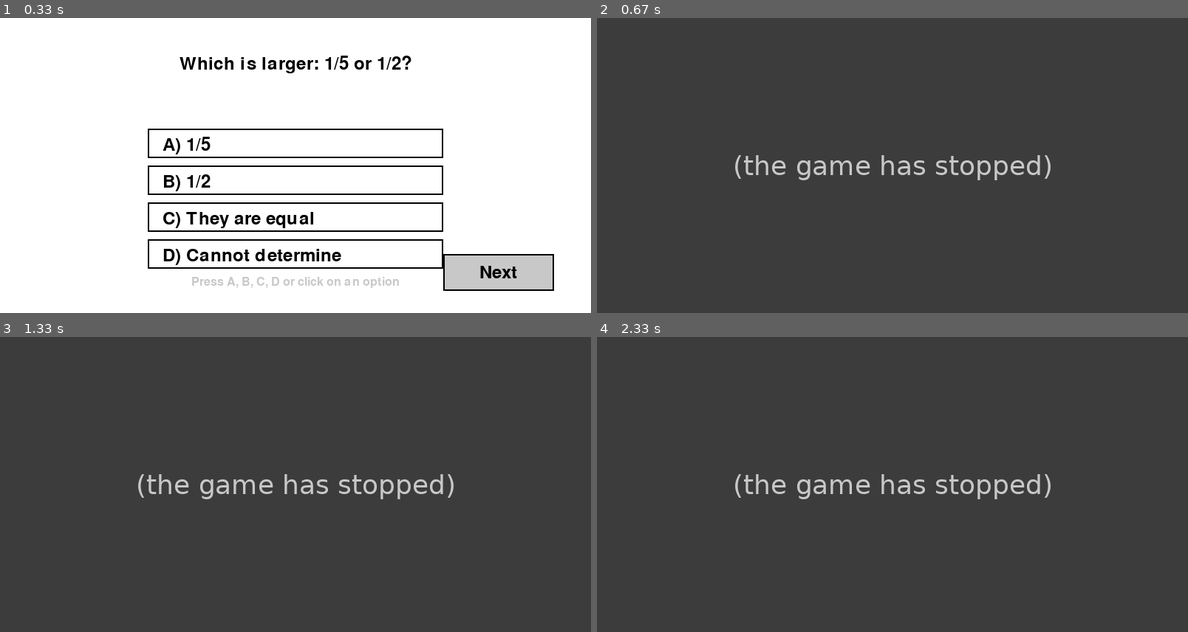
Above: before the commit, frames 1-4 (two rows, left to right).
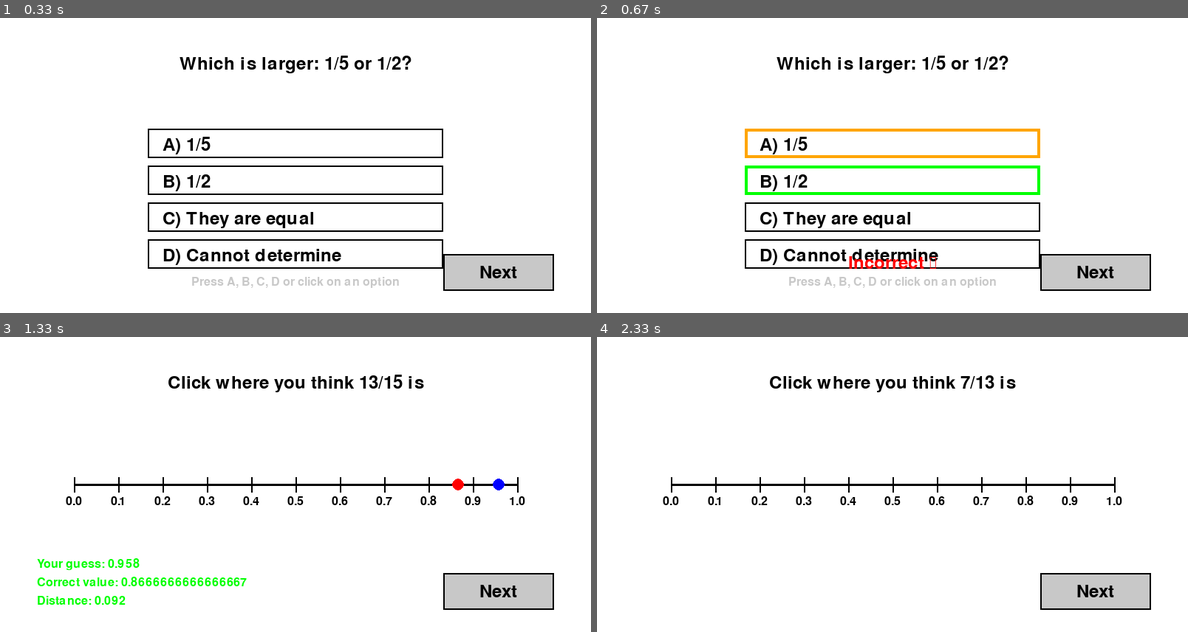
Above: after the commit, the same moments.

Repository: gulyakovaop-cloud/learn-fractions
Game: pygame game, started from learn_pygame_solid.py
Two runs of this game, one before a commit and one after it. Both use one fixed random seed, a clock stepped at 60 frames per second and the inputs below.
Inputs (mouse positions are in pixels of both pictures, inside the frame that each line leads up to):
- Up to frame 1 (0.33 s): no input
- Up to frame 2 (0.67 s): click "A) 1/5" at 0.38 s
- Up to frame 3 (1.33 s): click "Next" at 0.72 s; click "Next" at 1.05 s
- Up to frame 4 (2.33 s): tap Enter at 1.33 s; click "Next" at 1.72 s; click (1111, 587) at 2.05 s

Frame 1 is identical in both runs. In frame 2, 100% of the frame differs, in the area x 0-100%, y 0-100%; in frame 3, 100%; in frame 4, 100%.
Error before the commit: AttributeError: 'GameManager' object has no attribute 'handle_click' (game_manager.py line 114); the game stopped at 0.38 s (later frames are placeholders)

Commit message:
Implement AdvancedFractionComparisonExercise with keyboard and mouse input handling, feedback for invalid selections, and integration into GameManager

Diff:
--- a/core/game_manager.py
+++ b/core/game_manager.py
@@ -59,13 +59,19 @@
             guess: The user's guess
 
         Returns:
-            Accuracy score if guess was processed, None if already guessed
+            Accuracy score if guess was processed, None if already guessed or invalid guess
         """
         if self.guess_made or self.current_exercise is None:
             return None
 
         thinking_time = (datetime.datetime.now() - self.start_time).total_seconds()
         is_correct, self.accuracy = self.current_exercise.validate_guess(guess)
+
+        # For advanced exercises, invalid guesses (like selecting "equal" when fractions are different)
+        # should not end the question - allow the user to try again
+        if guess is None and not is_correct:
+            # Invalid guess - don't count it, let user try again
+            return None
 
         # Log the attempt
         self.logger.log_attempt(
@@ -111,9 +117,53 @@
             True if the event was handled
         """
         if event.type == pygame.MOUSEBUTTONDOWN:
-            return self.handle_click(event.pos[0], event.pos[1])
+            return self._handle_mouse_click(event.pos[0], event.pos[1])
         elif event.type == pygame.KEYDOWN:
             return self._handle_keydown(event)
+        return False
+
+    def _handle_mouse_click(self, mouse_x: int, mouse_y: int) -> bool:
+        """
+        Handle mouse click events.
+
+        Args:
+            mouse_x, mouse_y: Mouse coordinates
+
+        Returns:
+            True if the click was handled
+        """
+        # Check if next button clicked
+        if (self.BUTTON_X <= mouse_x <= self.BUTTON_X + self.BUTTON_WIDTH and
+            self.BUTTON_Y <= mouse_y <= self.BUTTON_Y + self.BUTTON_HEIGHT):
+            if self.guess_made:
+                self.next_question()
+                return True
+
+        # Check if click is in exercise area (delegate to current exercise if it has click handling)
+        if not self.guess_made and self.current_exercise:
+            # For exercises with custom click handling (like fraction comparison)
+            if hasattr(self.current_exercise, 'handle_click'):
+                guess = self.current_exercise.handle_click((mouse_x, mouse_y))
+                if guess is not None:
+                    self.make_guess(guess)
+                    return True
+            # For exercises with unified input handling (like advanced fraction comparison)
+            elif hasattr(self.current_exercise, 'handle_input'):
+                # Create a mouse event and pass it to the exercise
+                mouse_event = pygame.event.Event(pygame.MOUSEBUTTONDOWN, {'pos': (mouse_x, mouse_y)})
+                guess = self.current_exercise.handle_input(mouse_event)
+                if guess is not None:
+                    self.make_guess(guess)
+                    return True
+            # For number line exercise
+            elif hasattr(self.current_exercise, 'get_click_position'):
+                line_start_x = getattr(self.current_exercise, 'LINE_START_X', 100)
+                line_end_x = getattr(self.current_exercise, 'LINE_END_X', 700)
+                if line_start_x <= mouse_x <= line_end_x:
+                    guess_value = self.current_exercise.get_click_position(mouse_x)
+                    self.make_guess(guess_value)
+                    return True
+
         return False
 
     def _handle_keydown(self, event) -> bool:
--- a/exercises/advanced_fraction_comparison_exercise.py
+++ b/exercises/advanced_fraction_comparison_exercise.py
@@ -17,6 +17,7 @@
         self.options: List[str] = []  # List of 4 multiple choice options
         self.difficulty = difficulty
         self.question_text = ""
+        self.invalid_selection = False  # Flag for invalid selections
 
         # UI layout constants
         self.OPTION_HEIGHT = 40
@@ -37,6 +38,9 @@
 
     def generate_question(self) -> Tuple[str, Any]:
         """Generate a text-only fraction comparison question."""
+        # Reset state
+        self.invalid_selection = False
+
         # Generate two different fractions based on difficulty
         self.frac1, self.frac2 = self._generate_fraction_pair()
 
@@ -88,6 +92,14 @@
             inst_surf = small_font.render(instruction, True, self.GRAY)
             screen.blit(inst_surf, (400 - inst_surf.get_width()//2, 350))
 
+        # Show invalid selection feedback
+        if self.invalid_selection:
+            invalid_font = fonts.get('small', fonts.get('font'))
+            if invalid_font:
+                invalid_text = "Please choose A or B - the fractions are not equal!"
+                invalid_surf = invalid_font.render(invalid_text, True, self.RED)
+                screen.blit(invalid_surf, (400 - invalid_surf.get_width()//2, 320))
+
     def render_feedback(self, screen, guess: Any, correct: Any, fonts: dict):
         """Render feedback showing selected and correct answers."""
         # Show selected answer
@@ -106,14 +118,19 @@
 
     def handle_input(self, event) -> Any:
         """Handle keyboard or mouse input for multiple choice selection."""
+        # Reset invalid selection flag
+        self.invalid_selection = False
+
         if event.type == pygame.KEYDOWN:
             if event.key == pygame.K_a:
                 return self._get_option_value(0)
             elif event.key == pygame.K_b:
                 return self._get_option_value(1)
             elif event.key == pygame.K_c:
+                self.invalid_selection = True
                 return self._get_option_value(2)
             elif event.key == pygame.K_d:
+                self.invalid_selection = True
                 return self._get_option_value(3)
         elif event.type == pygame.MOUSEBUTTONDOWN:
             return self._handle_mouse_click(event.pos)
@@ -179,6 +196,8 @@
         for i in range(4):
             rect = self._get_option_rect(i)
             if rect.collidepoint(pos):
+                if i >= 2:  # C or D clicked
+                    self.invalid_selection = True
                 return self._get_option_value(i)
         return None
 
Not shown, changed: TASK3-FractionComparisonAdvanced.md
